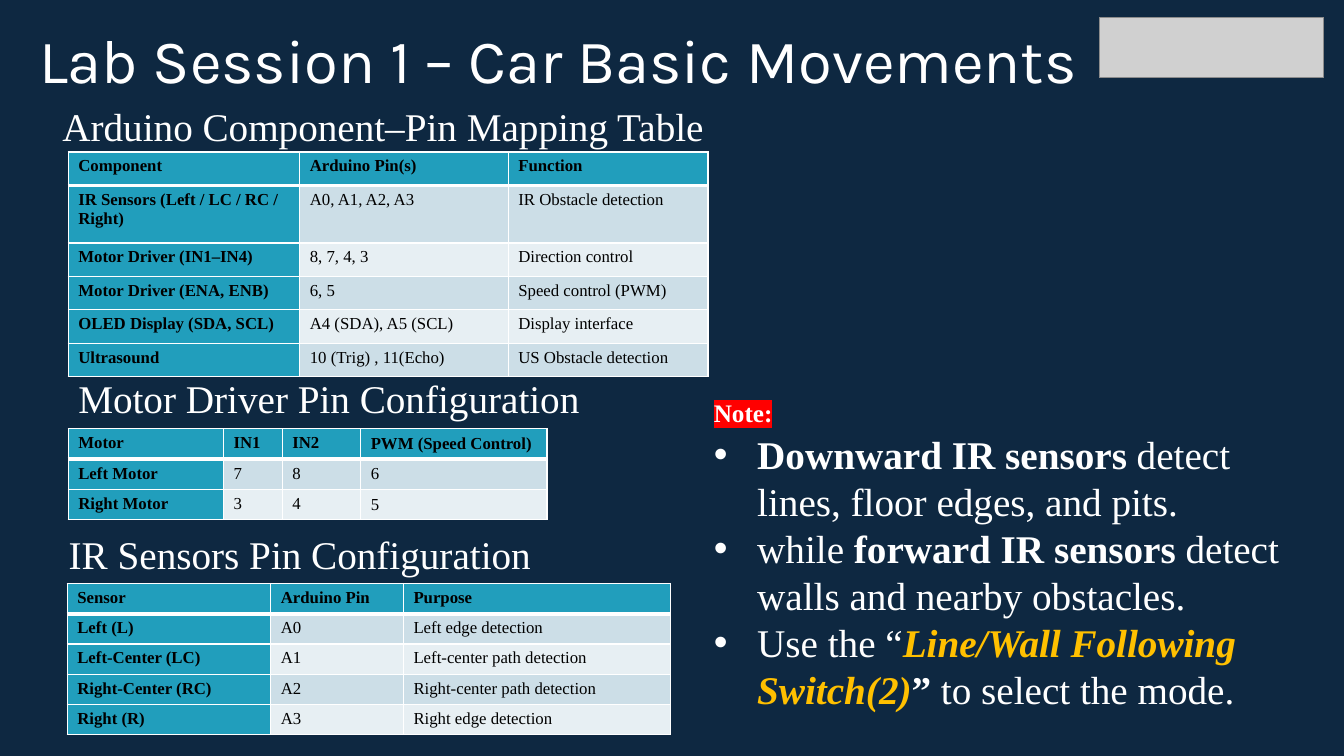
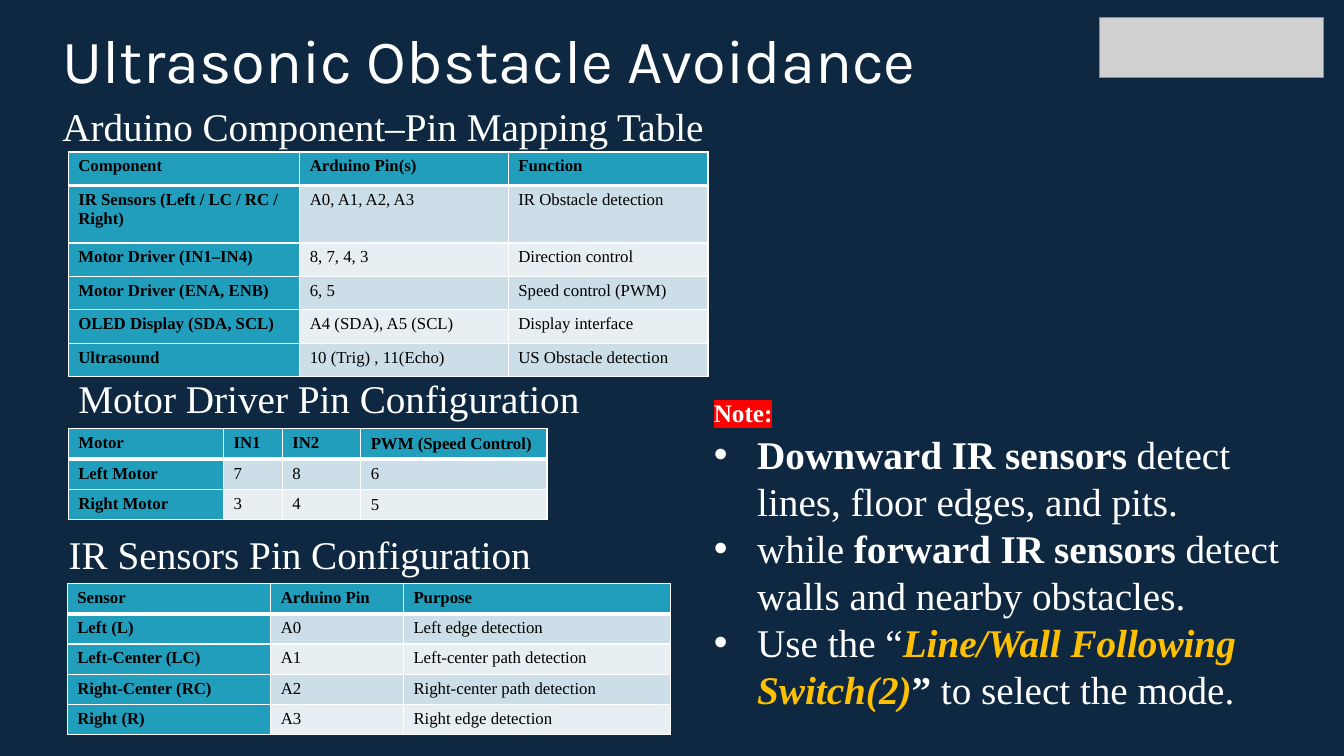
Before and after one commit to info-zas/zas-robotics-car-1-sensors, a slide deck: slide 5 of 01_FoundationProjects/10_Car-1_UltraSound_Obstacle_Avoidanace/10_Car-1_UltraSound_Obstacle_Avoidanace.pptx. Drawn at 1344x756 pixels with LibreOffice and Linux fonts; fonts in the diff are those of the drawing; grey boxes stand for pictures. Boxes give left, top, right and bottom in pixels: in the first picture for what was removed or moved away, otherwise in the second. Text is boxed around its words. In the diff, an @@ line names an element or a change of style, - is before the commit and + after.

Commit message:
01_Car_Basic_movements.pptx 10_Car-1_UltraSound_Obstacle_Avoidanace.pptx

```diff
--- a/01_FoundationProjects/10_Car-1_UltraSound_Obstacle_Avoidanace/10_Car-1_UltraSound_Obstacle_Avoidanace.pptx
+++ b/01_FoundationProjects/10_Car-1_UltraSound_Obstacle_Avoidanace/10_Car-1_UltraSound_Obstacle_Avoidanace.pptx
@@ title at (62,40,916,84): text changed @@
-Lab Session 1 – Car Basic Movements
+Ultrasonic Obstacle Avoidance
```
Also in this commit, not shown: 12 other slides changed.
